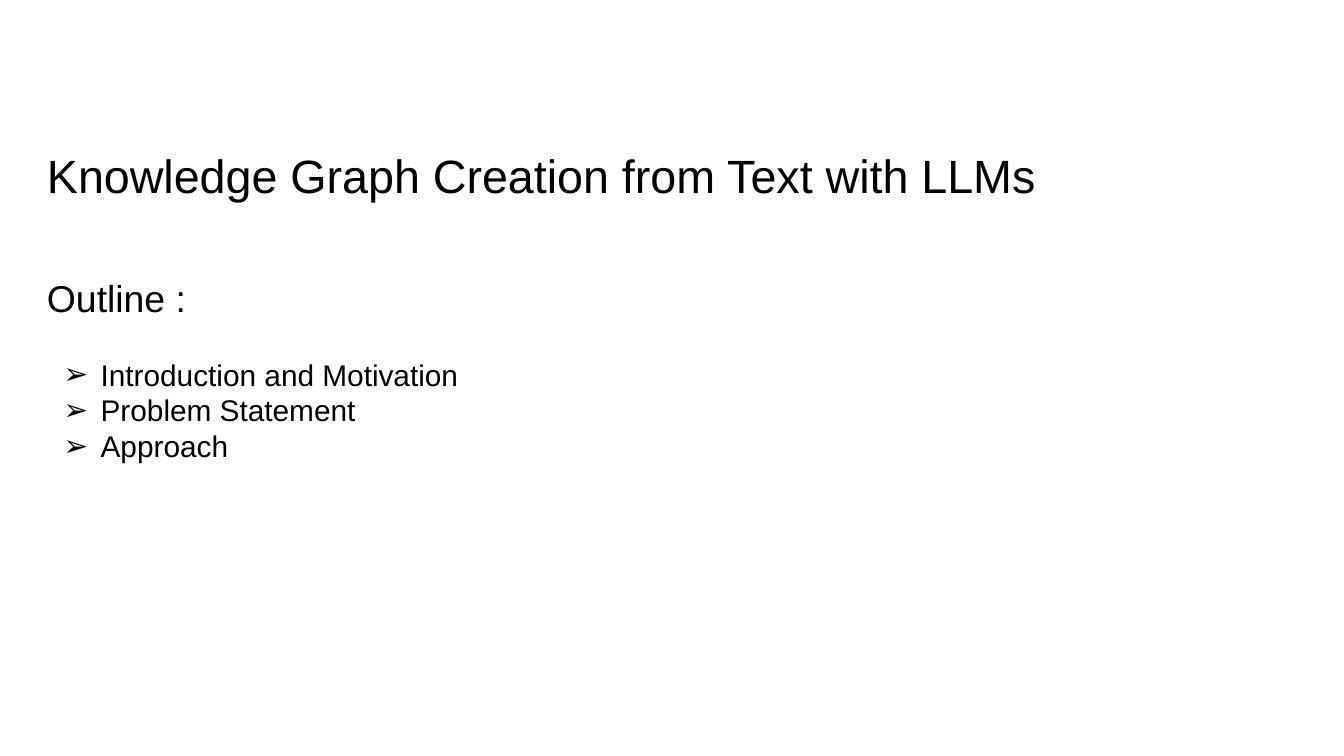
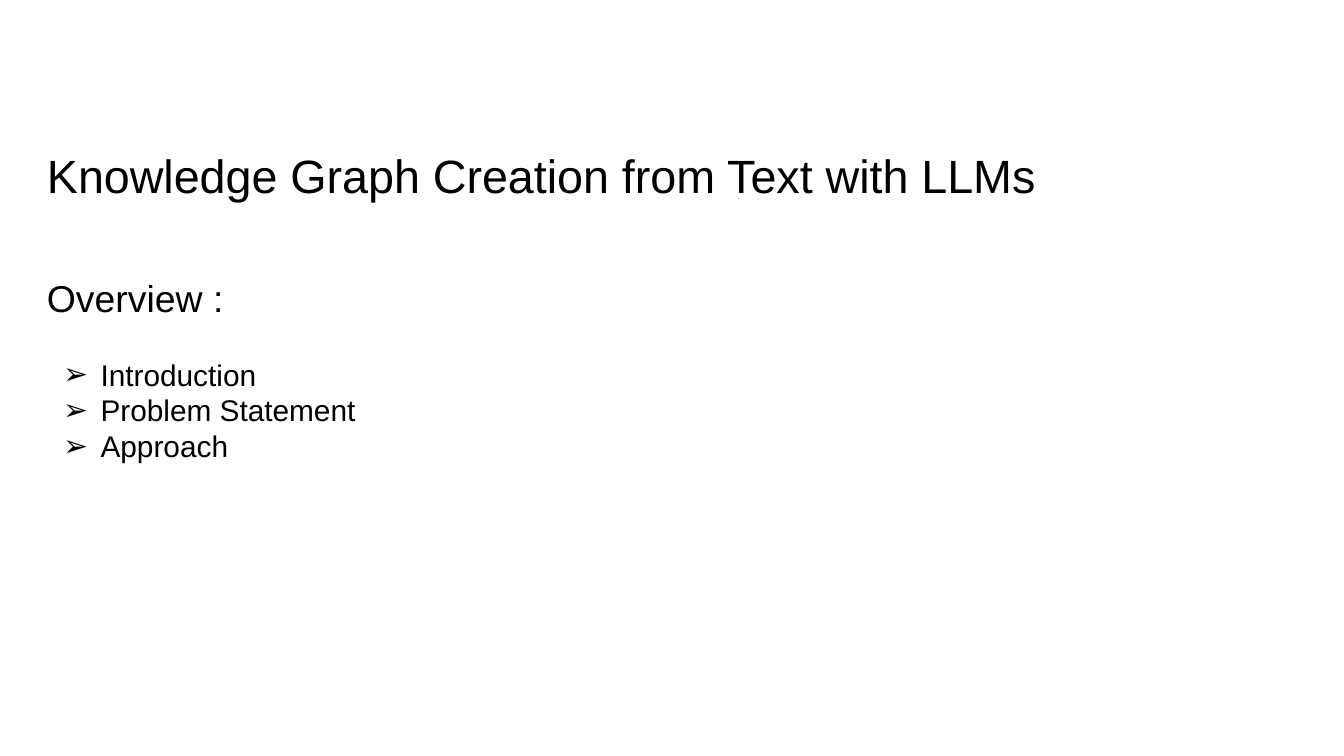
Before and after one commit to abraxas-dev/Knowledge-Graph-Creation-from-Text-with-LLMs, a slide deck: slide 2 of Mini-Project Presentation/mini-presentation.pptx. Drawn at 1344x756 pixels with LibreOffice and Linux fonts; fonts in the diff are those of the drawing; background and template pictures are left out. Boxes give left, top, right and bottom in pixels: in the first picture for what was removed or moved away, otherwise in the second. Text is boxed around its words. In the diff, an @@ line names an element or a change of style, - is before the commit and + after.

```diff
--- a/Mini-Project Presentation/mini-presentation.pptx
+++ b/Mini-Project Presentation/mini-presentation.pptx
@@ text at (47,285,203,313): text changed @@
-Outline :
+Overview :
@@ text at (101,364,257,387): text changed @@
-➢ Introduction and Motivation
+➢ Introduction
```
Also in this commit, not shown: 8 other slides changed, 1 slide added, 3 slides removed.
